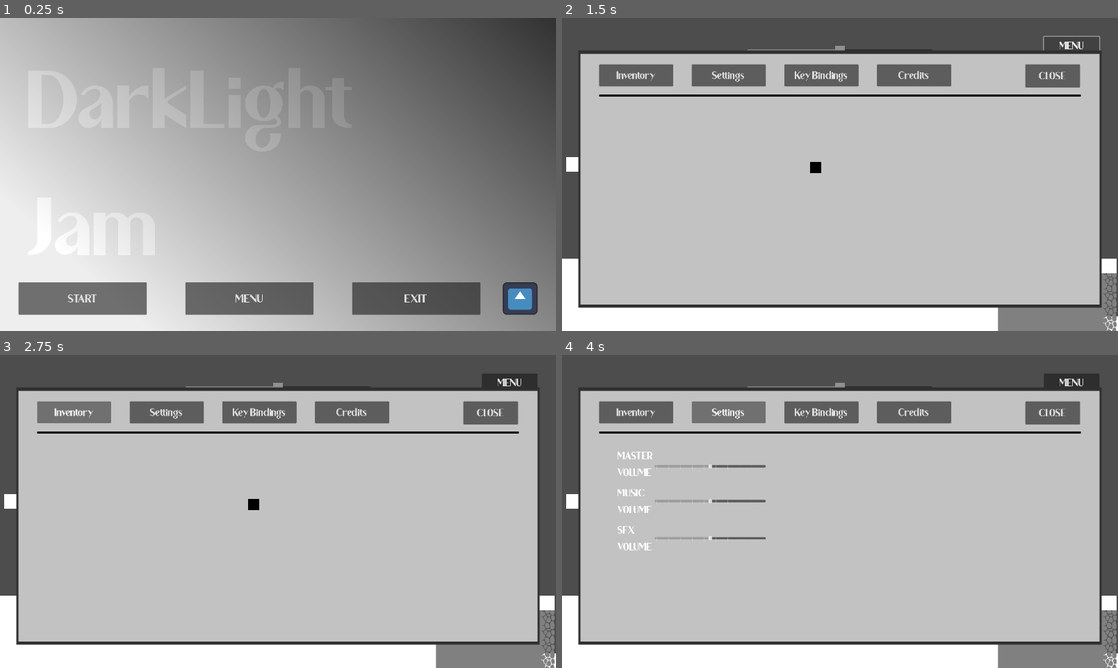
Above: before the commit, frames 1-4 (two rows, left to right).
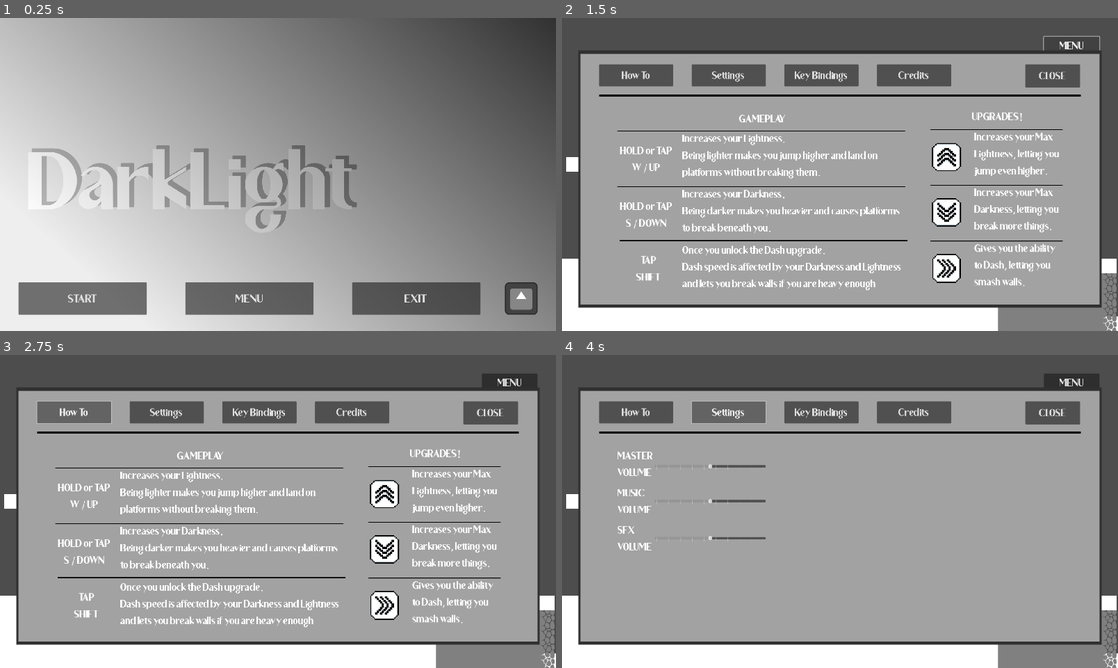
Above: after the commit, the same moments.

Repository: Wyatt5150/Godot-Wild-Jam-72
Game: Godot game, scene res://Levels/main_menu.tscn
Two runs of this game, one before a commit and one after it. Both use one fixed random seed, a clock stepped at 60 frames per second and the inputs below. The engine's default icon, where the game draws it, is replaced by a stand-in: a white triangle on a blue panel in a dark square. Sound files missing from this copy of the repository are replaced by a short silence.
Inputs (mouse positions are in pixels of both pictures, inside the frame that each line leads up to):
- Up to frame 1 (0.25 s): no input
- Up to frame 2 (1.5 s): click "START" at 0.5 s; click "MENU" at 1.25 s
- Up to frame 3 (2.75 s): click (72, 411) at 2 s, where only the run before the commit has a clickable "Inventory"
- Up to frame 4 (4 s): click (634, 411) at 2.75 s, where only the run after the commit has a clickable "How To"; click "Settings" at 3.5 s

The runs differ from the first frame. In frame 1, 2.7% of the frame differs, in the area x 5-97%, y 40-95%; in frame 2, 68%; in frame 3, 68%; in frame 4, 69%, in the area x 3-97%, y 8-92%.

Commit message:
Menu stuff complete

Diff:
--- /dev/null
+++ b/src/Art/Grayscale.gdshader
@@ -0,0 +1,11 @@
+shader_type canvas_item;
+
+uniform float saturation = 0.0;
+
+void fragment() {
+    vec3 c = texture(TEXTURE, UV).rgb;
+
+    c.rgb = mix(vec3(dot(vec3(1.0), c.rgb) * 0.33333), c.rgb, saturation);
+
+    COLOR.rgb = c;
+}
--- a/src/Art/MainTheme.tres
+++ b/src/Art/MainTheme.tres
@@ -1,11 +1,17 @@
-[gd_resource type="Theme" load_steps=2 format=3 uid="uid://cwrwggm0g2ofu"]
+[gd_resource type="Theme" load_steps=3 format=3 uid="uid://cwrwggm0g2ofu"]
 
 [ext_resource type="FontFile" uid="uid://dmivt0nuccrr7" path="res://Art/Font.ttf" id="1_r1is5"]
+
+[sub_resource type="StyleBoxLine" id="StyleBoxLine_3kuma"]
+thickness = 3
 
 [resource]
 Button/font_sizes/font_size = 36
 Button/fonts/font = ExtResource("1_r1is5")
 Fonts/fonts/large = ExtResource("1_r1is5")
 Fonts/fonts/normal = ExtResource("1_r1is5")
+HSeparator/styles/separator = SubResource("StyleBoxLine_3kuma")
 Label/font_sizes/font_size = 36
 Label/fonts/font = ExtResource("1_r1is5")
+RichTextLabel/font_sizes/normal_font_size = 36
+RichTextLabel/fonts/normal_font = ExtResource("1_r1is5")
--- a/src/AutoLoads/Audio.gd
+++ b/src/AutoLoads/Audio.gd
@@ -14,7 +14,7 @@
 const SFX_PATHS = {
 	SFX_TRACKS.UPGRADE : "res://Art/Pickup.mp3",
 	SFX_TRACKS.ROCKFALL : "res://Art/RockFall.mp3",
-	SFX_TRACKS.JUMP : "res://Art/Jump.mp3",
+	SFX_TRACKS.JUMP : "res://Art/Whoosh.mp3",
 	SFX_TRACKS.DASH : "res://Art/Whoosh.mp3"
 }
 
--- a/src/AutoLoads/player_data.gd
+++ b/src/AutoLoads/player_data.gd
@@ -6,10 +6,10 @@
 
 var weight:int = 0
 
-var darkMax:int = -1
+var darkMax:int = 0
 const darkMaxMax:int = -5
 
-var lightMax:int = 1
+var lightMax:int = 0
 const lightMaxMax:int = 5
 
 var changeSpeed:float = 0.1
--- a/src/AutoLoads/settings.gd
+++ b/src/AutoLoads/settings.gd
@@ -1,9 +1,10 @@
 extends CanvasLayer
 
 @onready var buttons = $ColorRect/Buttons
+@onready var panels = $ColorRect/Panels
 
 var button_map = {
-	"Inventory" : "ColorRect/Panels/Inventory",
+	"HowTo" : "ColorRect/Panels/HowTo",
 	"KeyBind" : "ColorRect/Panels/KeyBindings",
 	"General" : "ColorRect/Panels/GeneralSettings",
 	"Credits" : "ColorRect/Panels/Credits"
@@ -12,7 +13,7 @@
 func _ready():
 	for button in buttons.get_children():
 		button.pressed.connect(Callable(self, "ShowMenu").bind(button.name))
-	ShowMenu("Inventory")
+	ShowMenu("HowTo")
 	Close()
 
 func Open():
@@ -24,9 +25,8 @@
 	get_tree().set_deferred("paused", false)
 
 func HideAll():
-	for button in buttons.get_children():
-		var node = get_node_or_null(button_map[button.name])
-		if node != null: node.hide()
+	for panel in panels.get_children():
+		panel.hide()
 
 func ShowMenu(button:String):
 	HideAll()
--- a/src/AutoLoads/settings.tscn
+++ b/src/AutoLoads/settings.tscn
@@ -1,9 +1,21 @@
-[gd_scene load_steps=5 format=3 uid="uid://dbt3c5ecfigjt"]
+[gd_scene load_steps=11 format=3 uid="uid://dbt3c5ecfigjt"]
 
 [ext_resource type="Script" path="res://AutoLoads/settings.gd" id="1_t5f8c"]
 [ext_resource type="PackedScene" uid="uid://c2bh18b5w6act" path="res://Scenes/key_bindings.tscn" id="2_ktk34"]
 [ext_resource type="Theme" uid="uid://cwrwggm0g2ofu" path="res://Art/MainTheme.tres" id="2_sud53"]
 [ext_resource type="Script" path="res://AutoLoads/GeneralSettings.gd" id="3_3cnqa"]
+[ext_resource type="Shader" path="res://Art/Grayscale.gdshader" id="5_8nx6v"]
+[ext_resource type="Texture2D" uid="uid://dbnrtsqx5l1e6" path="res://Art/Dash.png" id="5_75twr"]
+[ext_resource type="Texture2D" uid="uid://c3p2w7hggghjn" path="res://Art/72-All-Cards.png" id="6_2gvcs"]
+[ext_resource type="Texture2D" uid="uid://buu65vkssvn3a" path="res://icon.svg" id="7_rja11"]
+
+[sub_resource type="ShaderMaterial" id="ShaderMaterial_kutjq"]
+shader = ExtResource("5_8nx6v")
+shader_parameter/saturation = 0.0
+
+[sub_resource type="ShaderMaterial" id="ShaderMaterial_f83lp"]
+shader = ExtResource("5_8nx6v")
+shader_parameter/saturation = 0.0
 
 [node name="Settings" type="CanvasLayer"]
 process_mode = 3
@@ -38,7 +50,7 @@
 size_flags_horizontal = 4
 size_flags_vertical = 4
 theme = ExtResource("2_sud53")
-color = Color(0.882353, 0.882353, 0.882353, 1)
+color = Color(0.737255, 0.737255, 0.737255, 1)
 
 [node name="CloseSettings" type="Button" parent="ColorRect"]
 layout_mode = 1
@@ -60,7 +72,7 @@
 mouse_filter = 2
 theme = ExtResource("2_sud53")
 
-[node name="Inventory" type="Button" parent="ColorRect/Buttons"]
+[node name="HowTo" type="Button" parent="ColorRect/Buttons"]
 layout_mode = 1
 anchors_preset = -1
 anchor_right = 0.192
@@ -69,7 +81,7 @@
 offset_top = 36.0
 offset_right = -24.064
 offset_bottom = -20.0
-text = "Inventory"
+text = "How To"
 
 [node name="General" type="Button" parent="ColorRect/Buttons"]
 layout_mode = 1
@@ -123,11 +135,20 @@
 offset_top = 148.0
 grow_horizontal = 2
 grow_vertical = 2
+theme = ExtResource("2_sud53")
 
 [node name="KeyBindings" parent="ColorRect/Panels" instance=ExtResource("2_ktk34")]
-position = Vector2(-56, 0)
+visible = false
+layout_mode = 1
+anchors_preset = -1
+anchor_right = 1.0
+anchor_bottom = 0.993
+offset_left = -56.0
+offset_right = -1848.0
+offset_bottom = -711.981
 
 [node name="GeneralSettings" type="Control" parent="ColorRect/Panels"]
+visible = false
 layout_mode = 1
 anchors_preset = 15
 anchor_right = 1.0
@@ -200,6 +221,64 @@
 ticks_on_borders = true
 
 [node name="Credits" type="Control" parent="ColorRect/Panels"]
+layout_mode = 1
+anchors_preset = 15
+anchor_right = 1.0
+anchor_bottom = 1.0
+grow_horizontal = 2
+grow_vertical = 2
+
+[node name="RichTextLabel" type="RichTextLabel" parent="ColorRect/Panels/Credits"]
+layout_mode = 1
+anchors_preset = 15
+anchor_right = 1.0
+anchor_bottom = 1.0
+offset_left = 192.0
+offset_top = 24.0
+offset_right = -576.0
+offset_bottom = -29.0
+grow_horizontal = 2
+grow_vertical = 2
+bbcode_enabled = true
+text = "[u]Sounds[/u]
+Pixabay: https://pixabay.com
+	Wtf_01
+	harmonics-for-the-phase
+	cartoon-jump
+	whoosh
+Floraphonic: https://pixabay.com/users/floraphonic-38928062
+	rocks-and-gravel-slide-1
+
+[u]Fonts[/u]
+Ragamkata: https://www.fontspace.com/humion-font-f120887
+	Humion"
+tab_size = 24
+deselect_on_focus_loss_enabled = false
+drag_and_drop_selection_enabled = false
+
+[node name="Wildcard" type="Sprite2D" parent="ColorRect/Panels/Credits"]
+material = SubResource("ShaderMaterial_kutjq")
+position = Vector2(1568, 175.469)
+scale = Vector2(0.213333, 0.210185)
+texture = ExtResource("6_2gvcs")
+hframes = 3
+frame = 1
+
+[node name="Wildcard2" type="Sprite2D" parent="ColorRect/Panels/Credits"]
+material = SubResource("ShaderMaterial_kutjq")
+position = Vector2(1567.5, 439.469)
+scale = Vector2(0.214444, 0.210185)
+texture = ExtResource("6_2gvcs")
+hframes = 3
+frame = 2
+
+[node name="Icon" type="Sprite2D" parent="ColorRect/Panels/Credits"]
+material = SubResource("ShaderMaterial_f83lp")
+position = Vector2(1568, 640)
+scale = Vector2(0.75, 0.749999)
+texture = ExtResource("7_rja11")
+
+[node name="HowTo" type="Control" parent="ColorRect/Panels"]
 visible = false
 layout_mode = 1
 anchors_preset = 15
@@ -208,43 +287,261 @@
 grow_horizontal = 2
 grow_vertical = 2
 
-[node name="ColorRect" type="ColorRect" parent="ColorRect/Panels/Credits"]
-layout_mode = 1
-anchors_preset = -1
-anchor_left = 0.46
-anchor_top = 0.5
-anchor_right = 0.5
-anchor_bottom = 0.5
-offset_left = -184.32
-offset_top = -30.5
-offset_right = -216.0
-offset_bottom = 9.5
-grow_horizontal = 2
-grow_vertical = 2
-color = Color(0, 0, 0, 1)
-
-[node name="Inventory" type="Control" parent="ColorRect/Panels"]
-visible = false
-layout_mode = 1
-anchors_preset = 15
-anchor_right = 1.0
-anchor_bottom = 1.0
-grow_horizontal = 2
-grow_vertical = 2
-
-[node name="ColorRect" type="ColorRect" parent="ColorRect/Panels/Inventory"]
-layout_mode = 1
-anchors_preset = -1
-anchor_left = 0.46
-anchor_top = 0.5
-anchor_right = 0.5
-anchor_bottom = 0.5
-offset_left = -32.32
-offset_top = -134.5
-offset_right = -64.0
-offset_bottom = -94.5
-grow_horizontal = 2
-grow_vertical = 2
-color = Color(0, 0, 0, 1)
+[node name="UpgradesSection" type="Label" parent="ColorRect/Panels/HowTo"]
+layout_mode = 1
+anchors_preset = -1
+anchor_left = 0.963
+anchor_right = 0.963
+offset_left = -509.696
+offset_top = 40.0
+offset_right = -61.696
+offset_bottom = 111.0
+text = "UPGRADES!"
+horizontal_alignment = 1
+
+[node name="Lighten" type="Control" parent="ColorRect/Panels/HowTo/UpgradesSection"]
+layout_mode = 1
+anchor_top = 1.014
+anchor_right = 1.0
+anchor_bottom = 1.014
+offset_left = -8.0
+offset_top = 0.0059967
+offset_bottom = 192.006
+
+[node name="Label" type="Label" parent="ColorRect/Panels/HowTo/UpgradesSection/Lighten"]
+layout_mode = 1
+anchors_preset = -1
+anchor_left = 1.0
+anchor_right = 1.0
+anchor_bottom = 1.0
+offset_left = -304.0
+offset_top = -1.0
+grow_horizontal = 0
+grow_vertical = 2
+text = "Increases your Max Lightness, letting you jump even higher."
+autowrap_mode = 2
+
+[node name="Dash" type="Sprite2D" parent="ColorRect/Panels/HowTo/UpgradesSection/Lighten"]
+position = Vector2(56, 96)
+rotation = 4.71239
+scale = Vector2(1.875, 2)
+texture = ExtResource("5_75twr")
+
+[node name="HSeparator" type="HSeparator" parent="ColorRect/Panels/HowTo/UpgradesSection/Lighten"]
+layout_mode = 1
+anchors_preset = 10
+anchor_right = 1.0
+offset_bottom = 4.0
+grow_horizontal = 2
+
+[node name="Darken" type="Control" parent="ColorRect/Panels/HowTo/UpgradesSection"]
+layout_mode = 1
+anchor_top = 3.704
+anchor_right = 1.019
+anchor_bottom = 3.704
+offset_left = -8.0
+offset_top = 0.0159912
+offset_right = -8.20801
+offset_bottom = 192.016
+
+[node name="Label" type="Label" parent="ColorRect/Panels/HowTo/UpgradesSection/Darken"]
+layout_mode = 1
+anchors_preset = -1
+anchor_left = 1.0
+anchor_right = 1.0
+anchor_bottom = 1.0
+offset_left = -304.0
+offset_top = -1.0
+grow_horizontal = 0
+grow_vertical = 2
+text = "Increases your Max Darkness, letting you break more things."
+autowrap_mode = 2
+
+[node name="Dash" type="Sprite2D" parent="ColorRect/Panels/HowTo/UpgradesSection/Darken"]
+position = Vector2(56, 96)
+rotation = 1.5708
+scale = Vector2(1.875, 2)
+texture = ExtResource("5_75twr")
+
+[node name="HSeparator" type="HSeparator" parent="ColorRect/Panels/HowTo/UpgradesSection/Darken"]
+layout_mode = 1
+anchors_preset = 10
+anchor_right = 1.0
+offset_bottom = 4.0
+grow_horizontal = 2
+
+[node name="Dash" type="Control" parent="ColorRect/Panels/HowTo/UpgradesSection"]
+layout_mode = 1
+anchor_left = -0.019
+anchor_top = 6.31
+anchor_right = 1.0
+anchor_bottom = 6.31
+offset_left = 0.208
+offset_top = 7.98996
+offset_bottom = 199.99
+
+[node name="Label" type="Label" parent="ColorRect/Panels/HowTo/UpgradesSection/Dash"]
+layout_mode = 1
+anchors_preset = -1
+anchor_left = 1.0
+anchor_right = 1.0
+anchor_bottom = 1.0
+offset_left = -304.0
+offset_top = -1.0
+grow_horizontal = 0
+grow_vertical = 2
+text = "Gives you the ability to Dash, letting you smash walls."
+autowrap_mode = 2
+
+[node name="Dash" type="Sprite2D" parent="ColorRect/Panels/HowTo/UpgradesSection/Dash"]
+position = Vector2(56, 96)
+scale = Vector2(1.875, 2)
+texture = ExtResource("5_75twr")
+
+[node name="HSeparator" type="HSeparator" parent="ColorRect/Panels/HowTo/UpgradesSection/Dash"]
+layout_mode = 1
+anchors_preset = 10
+anchor_right = 1.0
+offset_bottom = 4.0
+grow_horizontal = 2
+
+[node name="GameplaySection" type="Label" parent="ColorRect/Panels/HowTo"]
+layout_mode = 1
+anchors_preset = -1
+anchor_right = 0.643
+anchor_bottom = 1.0
+offset_left = 136.0
+offset_top = 48.0
+offset_right = -32.256
+offset_bottom = -601.0
+text = "GAMEPLAY"
+horizontal_alignment = 1
+
+[node name="Lighten" type="Control" parent="ColorRect/Panels/HowTo/GameplaySection"]
+layout_mode = 1
+anchor_top = 1.014
+anchor_right = 1.0
+anchor_bottom = 1.014
+offset_left = -8.0
+offset_top = 0.0479965
+offset_bottom = 192.048
+
+[node name="Label" type="Label" parent="ColorRect/Panels/HowTo/GameplaySection/Lighten"]
+layout_mode = 1
+anchors_preset = -1
+anchor_left = 1.0
+anchor_right = 1.0
+anchor_bottom = 1.0
+offset_left = -768.0
+offset_top = -1.0
+grow_horizontal = 0
+grow_vertical = 2
+text = "Increases your Lightness.
+Being lighter makes you jump higher and land on platforms without breaking them."
+autowrap_mode = 2
+
+[node name="HSeparator" type="HSeparator" parent="ColorRect/Panels/HowTo/GameplaySection/Lighten"]
+layout_mode = 1
+anchors_preset = 10
+anchor_right = 1.0
+offset_bottom = 4.0
+grow_horizontal = 2
+
+[node name="Label2" type="Label" parent="ColorRect/Panels/HowTo/GameplaySection/Lighten"]
+layout_mode = 1
+anchors_preset = -1
+anchor_right = 0.2
+anchor_bottom = 0.99
+offset_top = 4.0
+offset_bottom = 1.91998
+text = "HOLD or TAP
+W / UP"
+horizontal_alignment = 1
+vertical_alignment = 1
+
+[node name="Lighten2" type="Control" parent="ColorRect/Panels/HowTo/GameplaySection"]
+layout_mode = 1
+anchor_top = 1.014
+anchor_right = 1.0
+anchor_bottom = 1.014
+offset_left = -8.0
+offset_top = 192.048
+offset_bottom = 384.048
+
+[node name="Label" type="Label" parent="ColorRect/Panels/HowTo/GameplaySection/Lighten2"]
+layout_mode = 1
+anchors_preset = -1
+anchor_left = 1.0
+anchor_right = 1.0
+anchor_bottom = 1.0
+offset_left = -768.0
+offset_top = -1.0
+grow_horizontal = 0
+grow_vertical = 2
+text = "Increases your Darkness.
+Being darker makes you heavier and causes platforms to break beneath you."
+autowrap_mode = 2
+
+[node name="HSeparator" type="HSeparator" parent="ColorRect/Panels/HowTo/GameplaySection/Lighten2"]
+layout_mode = 1
+anchors_preset = 10
+anchor_right = 1.0
+offset_bottom = 4.0
+grow_horizontal = 2
+
+[node name="Label2" type="Label" parent="ColorRect/Panels/HowTo/GameplaySection/Lighten2"]
+layout_mode = 1
+anchors_preset = -1
+anchor_right = 0.2
+anchor_bottom = 0.99
+offset_top = 4.0
+offset_bottom = 1.91998
+text = "HOLD or TAP
+S / DOWN"
+horizontal_alignment = 1
+vertical_alignment = 1
+
+[node name="Lighten3" type="Control" parent="ColorRect/Panels/HowTo/GameplaySection"]
+layout_mode = 1
+anchor_top = 1.014
+anchor_right = 1.0
+anchor_bottom = 1.014
+offset_top = 378.048
+offset_right = 8.0
+offset_bottom = 570.048
+
+[node name="Label" type="Label" parent="ColorRect/Panels/HowTo/GameplaySection/Lighten3"]
+layout_mode = 1
+anchors_preset = -1
+anchor_left = 1.0
+anchor_right = 1.0
+anchor_bottom = 1.0
+offset_left = -776.0
+offset_top = 6.0
+offset_bottom = 18.0
+grow_horizontal = 0
+grow_vertical = 2
+text = "Once you  unlock the Dash  upgrade.
+Dash speed is affected by your Darkness and Lightness and lets you break walls if you are heavy enough"
+autowrap_mode = 2
+
+[node name="HSeparator" type="HSeparator" parent="ColorRect/Panels/HowTo/GameplaySection/Lighten3"]
+layout_mode = 1
+anchors_preset = 10
+anchor_right = 1.0
+offset_bottom = 4.0
+grow_horizontal = 2
+
+[node name="Label2" type="Label" parent="ColorRect/Panels/HowTo/GameplaySection/Lighten3"]
+layout_mode = 1
+anchors_preset = -1
+anchor_right = 0.2
+anchor_bottom = 0.99
+offset_top = 4.0
+offset_bottom = 1.91998
+text = "TAP
+SHIFT"
+horizontal_alignment = 1
+vertical_alignment = 1
 
 [connection signal="pressed" from="ColorRect/CloseSettings" to="." method="Close"]
--- a/src/Levels/main_menu.tscn
+++ b/src/Levels/main_menu.tscn
@@ -1,9 +1,14 @@
-[gd_scene load_steps=5 format=3 uid="uid://14bj0y2xewoo"]
+[gd_scene load_steps=7 format=3 uid="uid://14bj0y2xewoo"]
 
 [ext_resource type="Theme" uid="uid://cwrwggm0g2ofu" path="res://Art/MainTheme.tres" id="1_in82i"]
 [ext_resource type="Script" path="res://Scripts/main_menu.gd" id="1_m32jd"]
 [ext_resource type="Texture2D" uid="uid://dpjj7xm3bcwtn" path="res://Art/Gradient.png" id="2_cogjf"]
 [ext_resource type="Texture2D" uid="uid://buu65vkssvn3a" path="res://icon.svg" id="2_luc6f"]
+[ext_resource type="Shader" path="res://Art/Grayscale.gdshader" id="4_ewbwq"]
+
+[sub_resource type="ShaderMaterial" id="ShaderMaterial_mxrlm"]
+shader = ExtResource("4_ewbwq")
+shader_parameter/saturation = 0.0
 
 [node name="Main Menu" type="Control"]
 layout_mode = 3
@@ -29,13 +34,16 @@
 anchors_preset = 10
 anchor_right = 1.0
 offset_left = 97.0
-offset_top = 64.0
-offset_right = -449.0
-offset_bottom = 863.0
+offset_top = 344.0
+offset_right = -448.0
+offset_bottom = 864.0
 grow_horizontal = 2
+theme_override_colors/font_shadow_color = Color(0, 0, 0, 1)
+theme_override_constants/shadow_offset_x = 15
+theme_override_constants/shadow_offset_y = -10
+theme_override_constants/shadow_outline_size = 10
 theme_override_font_sizes/font_size = 291
-text = "DarkLight
-Jam"
+text = "DarkLight"
 
 [node name="Gradient" type="Sprite2D" parent="."]
 modulate = Color(1, 1, 1, 0.737255)
@@ -84,9 +92,10 @@
 theme_override_font_sizes/font_size = 41
 text = "EXIT"
 
-[node name="GodotIcon" type="Sprite2D" parent="."]
-position = Vector2(1796, 968)
-scale = Vector2(0.9375, 0.875)
+[node name="Icon" type="Sprite2D" parent="."]
+material = SubResource("ShaderMaterial_mxrlm")
+position = Vector2(1800, 968)
+scale = Vector2(0.875, 0.875)
 texture = ExtResource("2_luc6f")
 
 [connection signal="pressed" from="Start" to="." method="_on_start_pressed"]
--- a/src/Levels/start.tscn
+++ b/src/Levels/start.tscn
@@ -124,3 +124,4 @@
 
 [node name="Collectible" parent="." instance=ExtResource("5_qousp")]
 position = Vector2(696, 968)
+collectableType = 1
--- a/src/Scenes/key_bindings.tscn
+++ b/src/Scenes/key_bindings.tscn
@@ -3,7 +3,9 @@
 [ext_resource type="Script" path="res://Scripts/key_bindings.gd" id="1_okoi4"]
 [ext_resource type="Theme" uid="uid://cwrwggm0g2ofu" path="res://Art/MainTheme.tres" id="2_v4qfc"]
 
-[node name="KeyBindings" type="Node2D"]
+[node name="KeyBindings" type="Control"]
+layout_mode = 3
+anchors_preset = 0
 script = ExtResource("1_okoi4")
 
 [node name="Actions" type="Control" parent="."]
--- a/src/Scripts/key_bindings.gd
+++ b/src/Scripts/key_bindings.gd
@@ -1,4 +1,4 @@
-extends Node2D
+extends Control
 
 var bindings:Dictionary
 var buttons:Dictionary
--- a/src/Scripts/player.gd
+++ b/src/Scripts/player.gd
@@ -2,6 +2,7 @@
 
 @onready var dmeter = $PlayerHud/Control/DarkMeter
 @onready var lmeter = $PlayerHud/Control/LightMeter
+@onready var meter = $PlayerHud/Control/ColorRect
 
 var weight = 0
 var darkMax = -2
@@ -143,6 +144,10 @@
 	return self.isDashing
 
 func HandleMeter():
+	if lightMax == 0 and darkMax == 0:
+		meter.hide()
+	else:
+		meter.show()
 	if lightMax == 0:
 		lmeter.hide()
 	else:
Binary file added: src/Art/72-All-Cards.png
Not shown, added: src/Art/72-All-Cards.png.import
